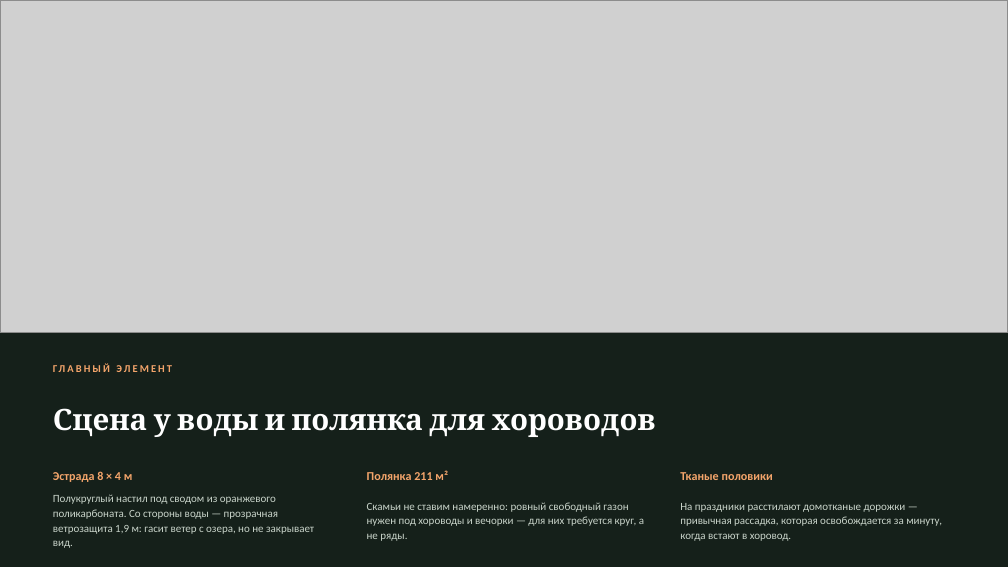
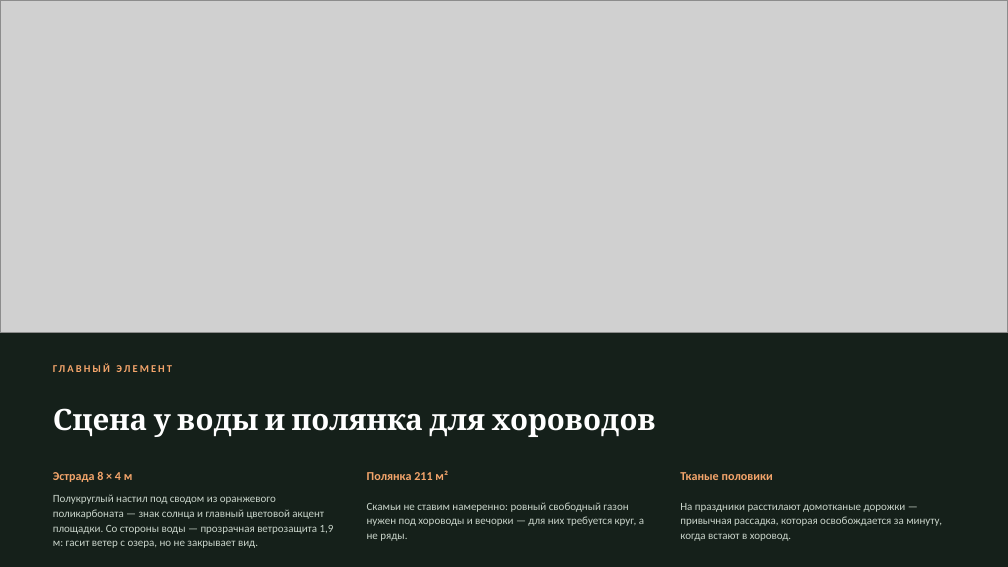
Before and after one commit to hobuchenie11-create/my-project, a slide deck: slide 5 of polyanka-prezentaciya.pptx. Drawn at 1008x567 pixels with LibreOffice and Linux fonts; fonts in the diff are those of the drawing; grey boxes stand for pictures. Boxes give left, top, right and bottom in pixels: in the first picture for what was removed or moved away, otherwise in the second. Text is boxed around its words. In the diff, an @@ line names an element or a change of style, - is before the commit and + after.

```diff
--- a/polyanka-prezentaciya.pptx
+++ b/polyanka-prezentaciya.pptx
@@ text at [53, 494, 334, 548]: text changed @@
-Полукруглый настил под сводом из оранжевого поликарбоната. Со стороны воды — прозрачная ветрозащита 1,9 м: гасит ветер с озера, но не закрывает вид.
+Полукруглый настил под сводом из оранжевого поликарбоната — знак солнца и главный цветовой акцент площадки. Со стороны воды — прозрачная ветрозащита 1,9 м: гасит ветер с озера, но не закрывает вид.
```
Also in this commit, not shown: 4 other slides changed, 3 other files.
